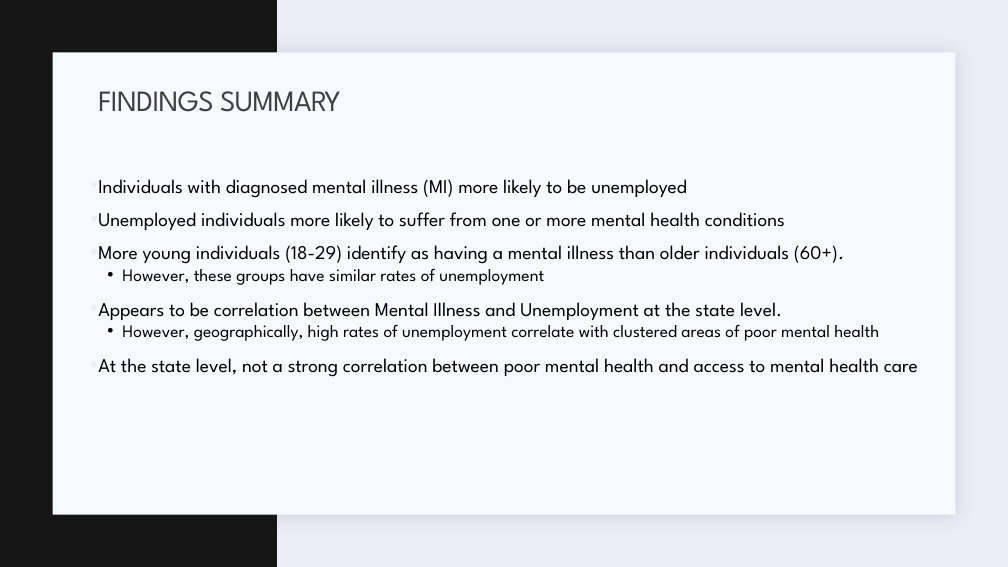
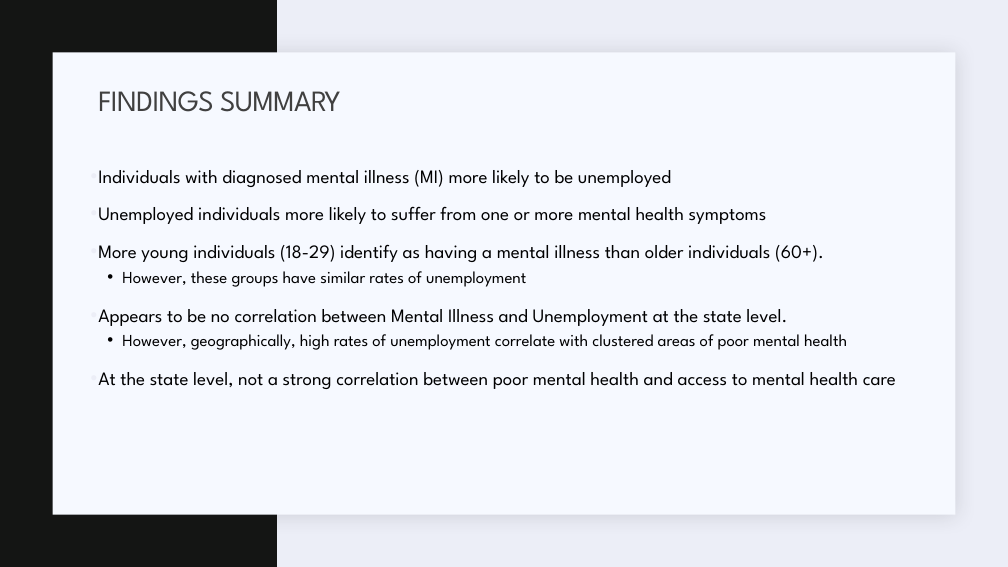
Before and after one commit to hehill/Project1_Team3, a slide deck: slide 16 of Presentation/Presentation_draft.pptx. Drawn at 1008x567 pixels with LibreOffice and Linux fonts; fonts in the diff are those of the drawing. Boxes give left, top, right and bottom in pixels: in the first picture for what was removed or moved away, otherwise in the second. Text is boxed around its words. In the diff, an @@ line names an element or a change of style, - is before the commit and + after.

Commit message:
updated presentation and sorted education levels

```diff
--- a/Presentation/Presentation_draft.pptx
+++ b/Presentation/Presentation_draft.pptx
@@ text "Individuals with diagnosed mental illness ...": place and size @@
-text "Individuals with diagnosed mental illness ..." at (98,179,918,377)
+text "Individuals with diagnosed mental illness ..." at (98,170,896,389)
@@ text at (98,170,896,389): size 18.5 to 18 pt in "Individuals with diagnosed mental illness (MI) more ...", "More young individuals (18-29) identify as having ...", "At the state level, not a strong ..."; size 16.6 to 16 pt in "However, these groups have similar rates of ...", "However, geographically, high rates of unemployment correlat ..."; line spacing 0.8 to 1 @@
@@ text at (98,206,767,224): text changed; size 18.5 to 18 pt @@
-• Unemployed individuals more likely to suffer from one or more mental health conditions
+• Unemployed individuals more likely to suffer from one or more mental health symptoms
@@ text at (98,309,787,326): text changed; size 18.5 to 18 pt @@
-• Appears to be correlation between Mental Illness and Unemployment at the state level.
+• Appears to be no correlation between Mental Illness and Unemployment at the state level.
```
Also in this commit, not shown: 6 other slides changed, 6 other files.
